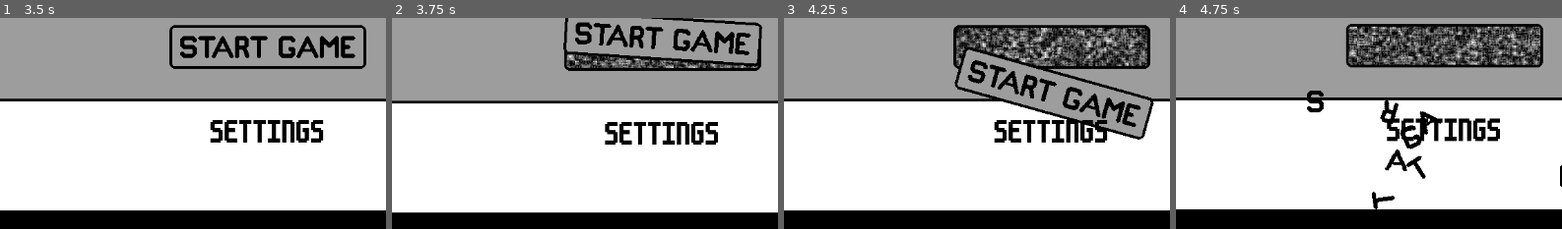
Above: before the commit, frames 1-4 (left to right).
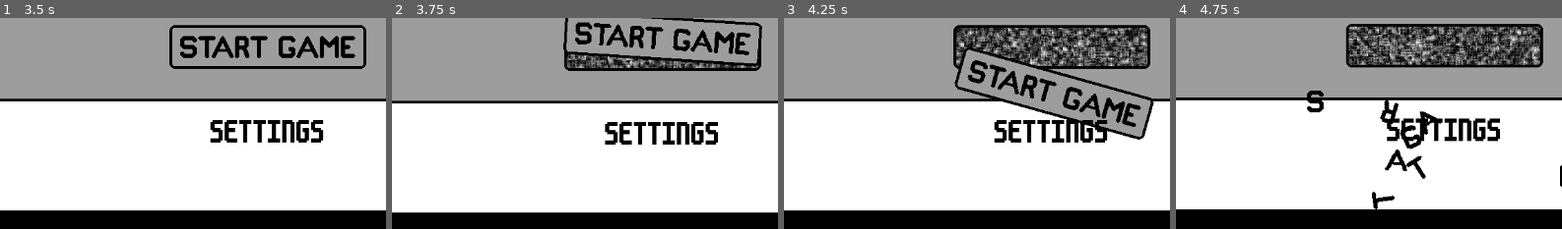
Above: after the commit, the same moments.

Repository: conor-wilson/secret-sapphire
Game: Godot game, scene res://scenes/main.tscn
Two runs of this game, one before a commit and one after it. Both use one fixed random seed, a clock stepped at 60 frames per second and the inputs below.
Inputs (mouse positions are % of the whole screen's width and height, from its top left):
- Up to frame 1 (3.5 s): tap Enter at 0.5 s; move the mouse to (49, 38) at 0.52 s; click (49, 38) at 0.6 s; click "SETTINGS" at 1.25 s; click "BACK" at 2 s; tap Space at 2.75 s; move the mouse to (49, 38) at 2.77 s; click (49, 38) at 2.85 s
- Up to frame 2 (3.75 s): tap Enter at 3.5 s; move the mouse to (49, 56) at 3.52 s; click (49, 56) at 3.6 s
- Up to frame 3 (4.25 s): no input
- Up to frame 4 (4.75 s): move the mouse to (6, 11) at 4.27 s; click (6, 11) at 4.35 s
The pictures show only the part of the screen within x 14-64%, y 49-99%; the shares and areas given below are measured in that part.

Frame 1 is identical in both runs. In frame 2, 1.1% of the frame differs, in the area x 45-95%, y 17-24%; in frame 3, 5.0%; in frame 4, 5.7%, in the area x 44-95%, y 3-23%.

Commit message:
Added screen shake to static tapping

Diff:
--- a/let-me-play/scenes/main_menu.gd
+++ b/let-me-play/scenes/main_menu.gd
@@ -61,3 +61,7 @@
 
 func _on_panel_smash() -> void:
 	shake_screen.emit(25,5)
+
+
+func _on_desktop_tap() -> void:
+	shake_screen.emit(5,5)
--- a/let-me-play/scenes/main_menu.tscn
+++ b/let-me-play/scenes/main_menu.tscn
@@ -256,6 +256,7 @@
 horizontal_alignment = 2
 vertical_alignment = 2
 
+[connection signal="tap" from="Desktop" to="." method="_on_desktop_tap"]
 [connection signal="smash" from="InteractiveElements/Panel" to="." method="_on_panel_smash"]
 [connection signal="click" from="InteractiveElements/StartButton" to="." method="_on_start_button_click"]
 [connection signal="smash" from="InteractiveElements/StartButton" to="." method="_on_start_button_smash"]
